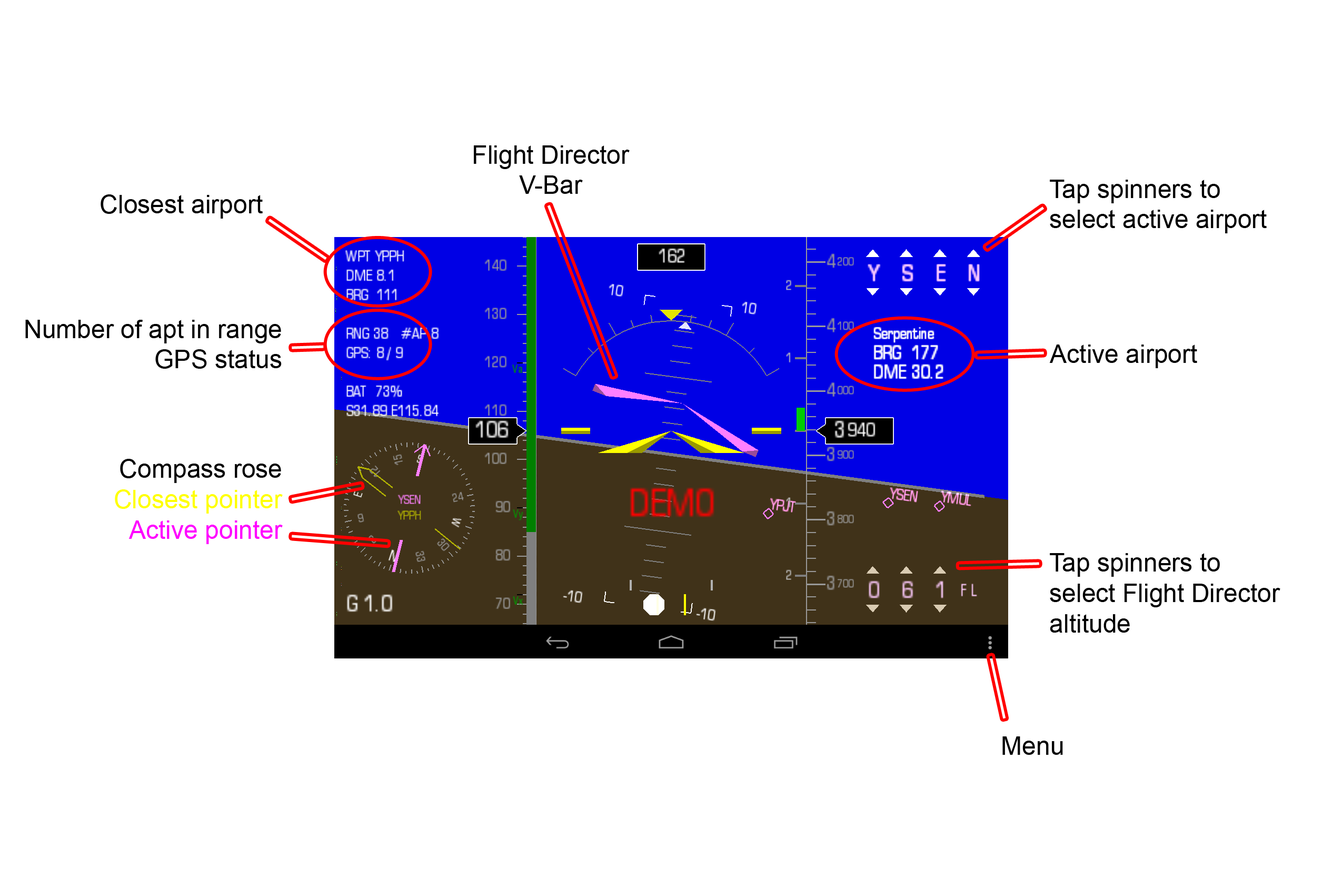
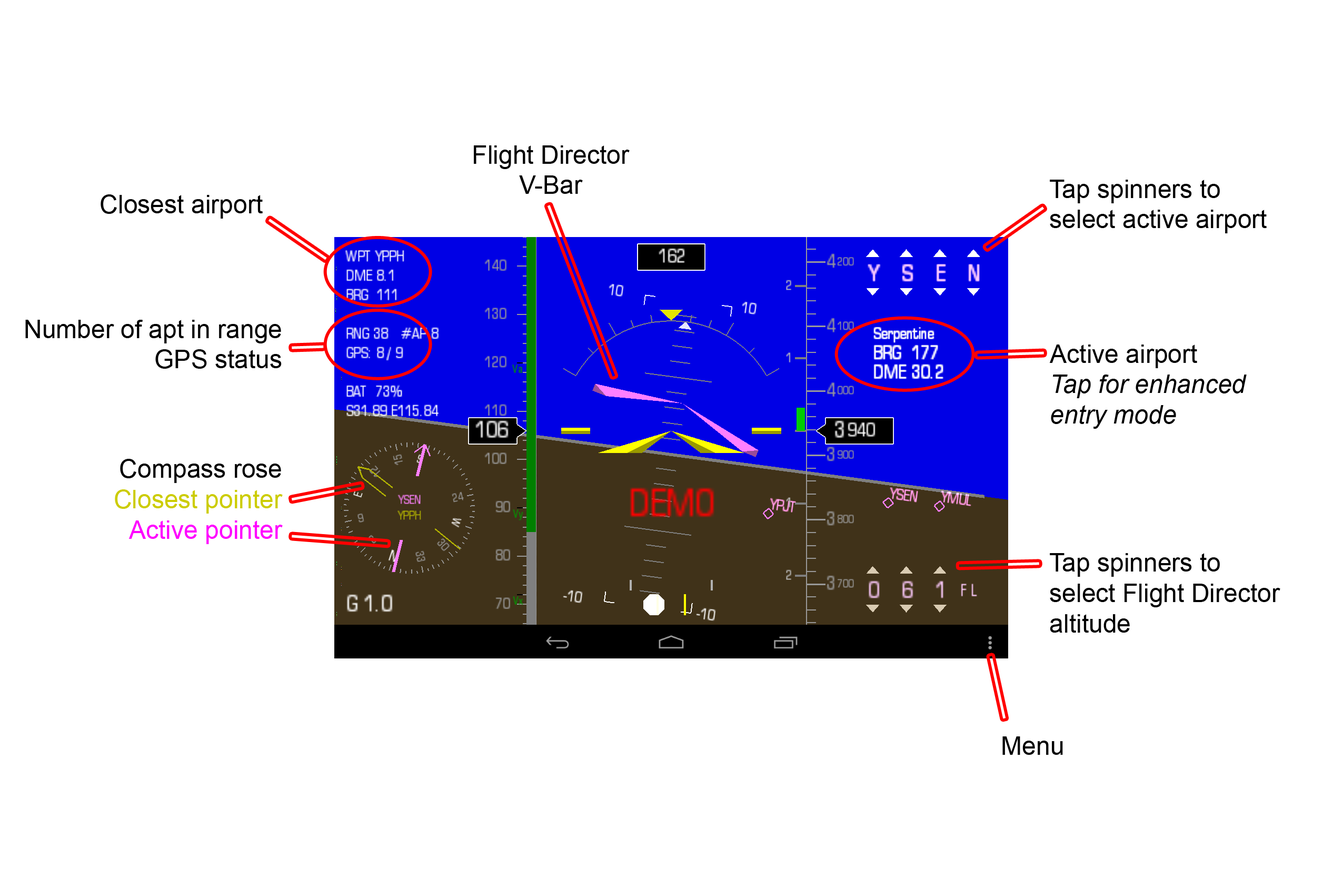
Layers edited between the first and the second 1343px x 896px image:
renamed "Active airport" to "Active airport Tap for enhance", painted on it over [1051, 374, 1248, 429]
painted on "Compass rose Closest pointer A" over [114, 489, 283, 514]
